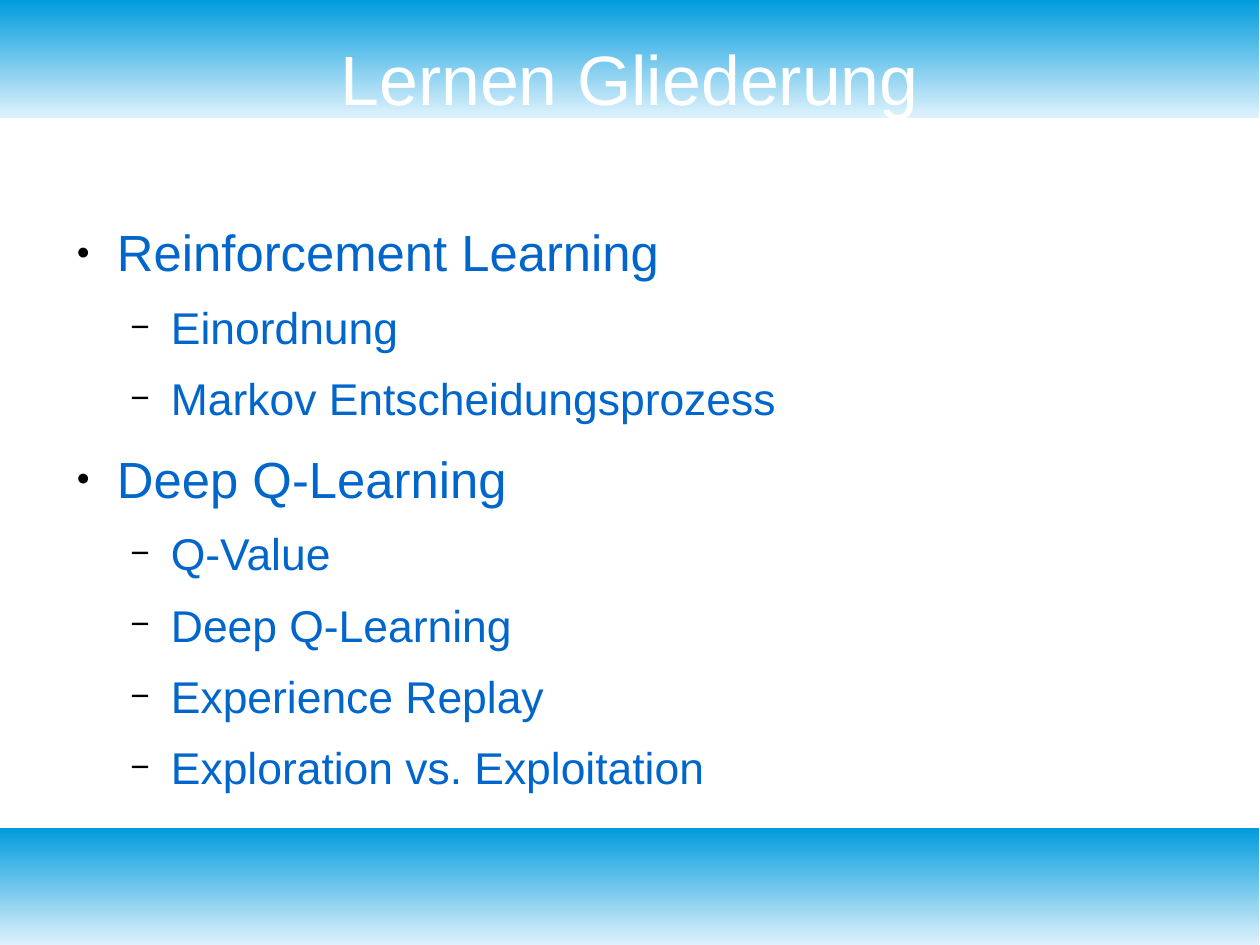
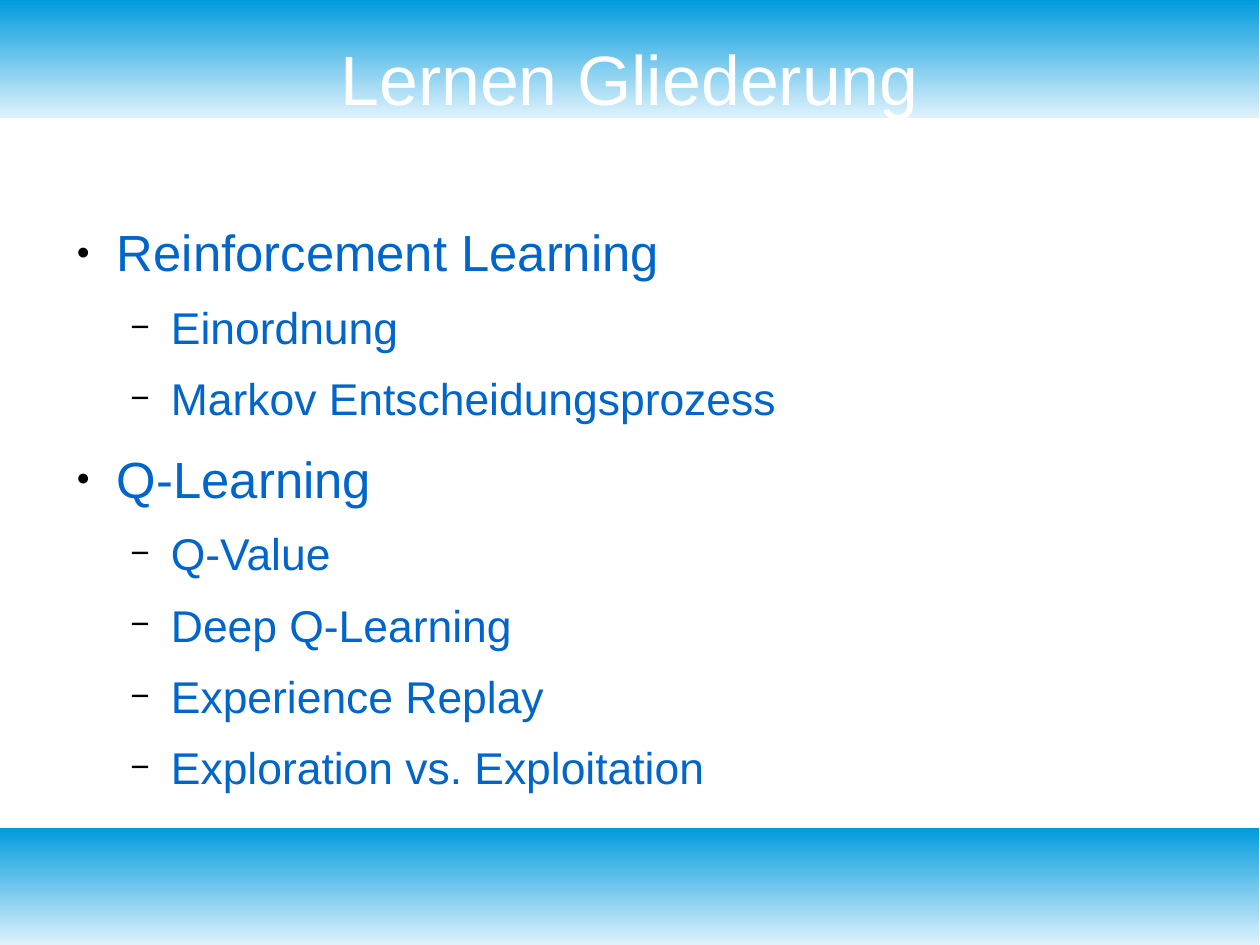
Before and after one commit to fnehmer/haw-is-assignment, a slide deck: slide 18 of Präsentation/is_praesentation.odp. Drawn at 1260x945 pixels with LibreOffice and Linux fonts; fonts in the diff are those of the drawing. Boxes give left, top, right and bottom in pixels: in the first picture for what was removed or moved away, otherwise in the second. Text is boxed around its words. In the diff, an @@ line names an element or a change of style, - is before the commit and + after.

Commit message:
Added new slides to 'Lernen' part

```diff
--- a/Präsentation/is_praesentation.odp
+++ b/Präsentation/is_praesentation.odp
@@ text at (x1=117, y1=461, x2=371, y2=508): text changed @@
-● Deep Q-Learning
+● Q-Learning
```
Also in this commit, not shown: 2 slides added, 1 other file.
